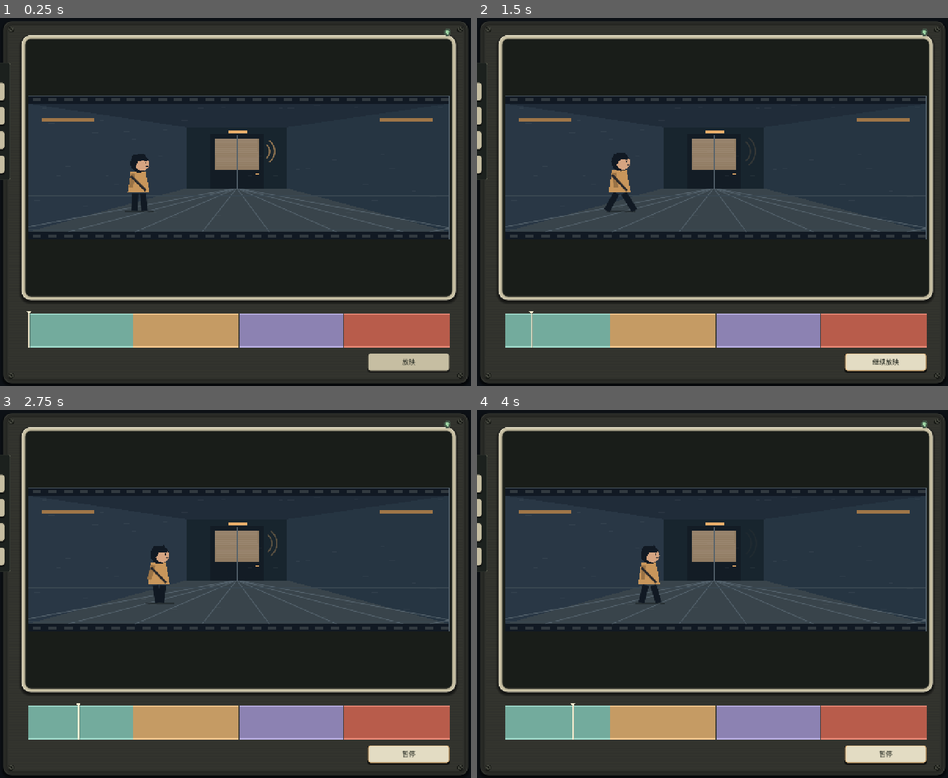
Above: before the commit, frames 1-4 (two rows, left to right).
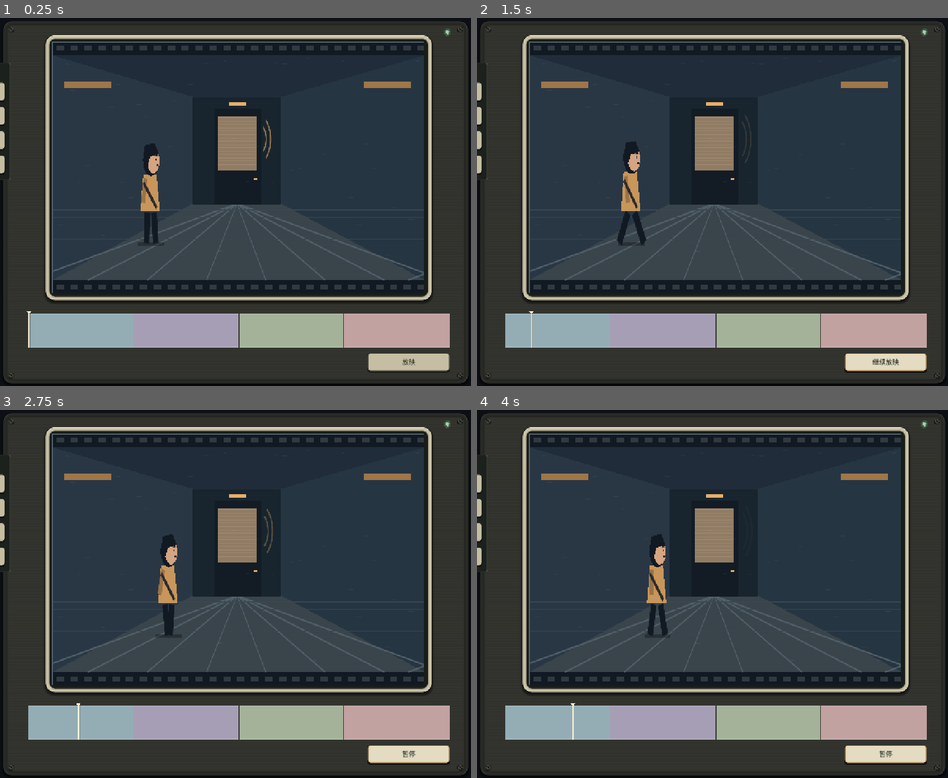
Above: after the commit, the same moments.

Repository: xinpin233/-
Game: Godot game, scene res://scenes/main.tscn
Two runs of this game, one before a commit and one after it. Both use one fixed random seed, a clock stepped at 60 frames per second and the inputs below. Sound files missing from this copy of the repository are replaced by a short silence.
Inputs:
- Up to frame 1 (0.25 s): no input
- Up to frame 2 (1.5 s): click "放映" at 0.5 s; click "暂停" at 1.25 s
- Up to frame 3 (2.75 s): click "继续放映" at 2 s
- Up to frame 4 (4 s): click "暂停" at 2.75 s; click "继续放映" at 3.5 s

The runs differ from the first frame. In frame 1, 39% of the frame differs, in the area x 4-97%, y 4-90%; in frame 2, 39%; in frame 3, 39%; in frame 4, 39%.

Commit message:
ui调整2

Diff:
--- a/project.godot
+++ b/project.godot
@@ -16,6 +16,7 @@
 window/size/min_width=960
 window/size/min_height=750
 window/stretch/mode="canvas_items"
+window/stretch/aspect="ignore"
 
 [rendering]
 renderer/rendering_method="gl_compatibility"
--- a/resources/clips/alarm.tres
+++ b/resources/clips/alarm.tres
@@ -6,4 +6,4 @@
 id = "alarm"
 title = "警铃"
 stream = ExtResource("2")
-tint = Color(0.88, 0.44, 0.36, 1)
+tint = Color(0.76, 0.63, 0.63, 1)
--- a/resources/clips/drips.tres
+++ b/resources/clips/drips.tres
@@ -9,5 +9,5 @@
 title = "滴答"
 description = "门外 · 液体滴落"
 stream = ExtResource("2")
-tint = Color(0.55, 0.82, 0.75, 1)
+tint = Color(0.58, 0.68, 0.71, 1)
 waveform = PackedFloat32Array(0.0000, 0.0000, 0.0000, 0.0000, 0.0000, 0.0000, 0.0000, 0.0000, 0.0000, 0.0000, 0.0000, 0 …(1062 unchanged characters)…
--- a/resources/clips/gasp.tres
+++ b/resources/clips/gasp.tres
@@ -9,5 +9,5 @@
 title = "惊叫"
 description = "门外 · 一声惊呼"
 stream = ExtResource("2")
-tint = Color(0.94, 0.74, 0.48, 1)
+tint = Color(0.65, 0.62, 0.71, 1)
 waveform = PackedFloat32Array(0.0000, 0.0000, 0.0000, 0.0000, 0.0000, 0.0000, 0.0000, 0.0000, 0.0000, 0.0000, 0.0000, 0 …(1062 unchanged characters)…
--- a/resources/clips/knock.tres
+++ b/resources/clips/knock.tres
@@ -6,4 +6,4 @@
 id = "knock"
 title = "敲门"
 stream = ExtResource("2")
-tint = Color(0.67, 0.62, 0.85, 1)
+tint = Color(0.64, 0.70, 0.60, 1)
--- a/scenes/main.tscn
+++ b/scenes/main.tscn
@@ -36,9 +36,16 @@
 layout_mode = 2
 theme_override_constants/separation = 16
 
-[node name="Film" type="Control" parent="Margin/Content"]
+[node name="FilmAspect" type="AspectRatioContainer" parent="Margin/Content"]
+layout_mode = 2
+size_flags_vertical = 3
+ratio = 1.48
+stretch_mode = 2
+mouse_filter = 2
+
+[node name="Film" type="Control" parent="Margin/Content/FilmAspect"]
 unique_name_in_owner = true
-custom_minimum_size = Vector2(0, 285)
+custom_minimum_size = Vector2(0, 0)
 layout_mode = 2
 size_flags_vertical = 3
 mouse_filter = 2
--- a/scripts/presentation/comic_frame.gd
+++ b/scripts/presentation/comic_frame.gd
@@ -27,6 +27,10 @@
 	var source := clip.alarmed_scene if safe_route else clip.calm_scene
 	if source != null:
 		custom_scene = source.instantiate()
+		if custom_scene is Node2D:
+			custom_scene.scale.y = 375.0 / 825.0
+		elif custom_scene is Control:
+			custom_scene.scale.y = 375.0 / 825.0
 		add_child(custom_scene)
 
 func _process(_delta: float) -> void:
--- a/scripts/presentation/film_viewport.gd
+++ b/scripts/presentation/film_viewport.gd
@@ -98,7 +98,5 @@
 	_video.paused = true
 
 func _fit() -> void:
-	var frame_size := Vector2(1100, 375)
-	var factor := minf(size.x / frame_size.x, size.y / frame_size.y)
-	_rail.scale = Vector2.ONE * factor
-	_rail.position = (size - frame_size * factor) * 0.5 + Vector2(_rail_offset * factor, 0)
+	_rail.scale = Vector2(size.x / 1100.0, size.y / 375.0)
+	_rail.position = Vector2(_rail_offset * _rail.scale.x, 0)
--- a/scripts/ui/audio_strip.gd
+++ b/scripts/ui/audio_strip.gd
@@ -18,8 +18,8 @@
 	tooltip_text = "点击试听，拖动调整顺序。"
 	focus_mode = Control.FOCUS_ALL
 	var panel := StyleBoxFlat.new()
-	panel.bg_color = clip.tint.darkened(0.18)
-	panel.border_color = clip.tint.lightened(0.15)
+	panel.bg_color = clip.tint
+	panel.border_color = clip.tint.lightened(0.08)
 	panel.border_width_top = 2
 	panel.border_width_bottom = 3
 	panel.content_margin_left = 20
Not shown, changed: docs/素材接入.md
